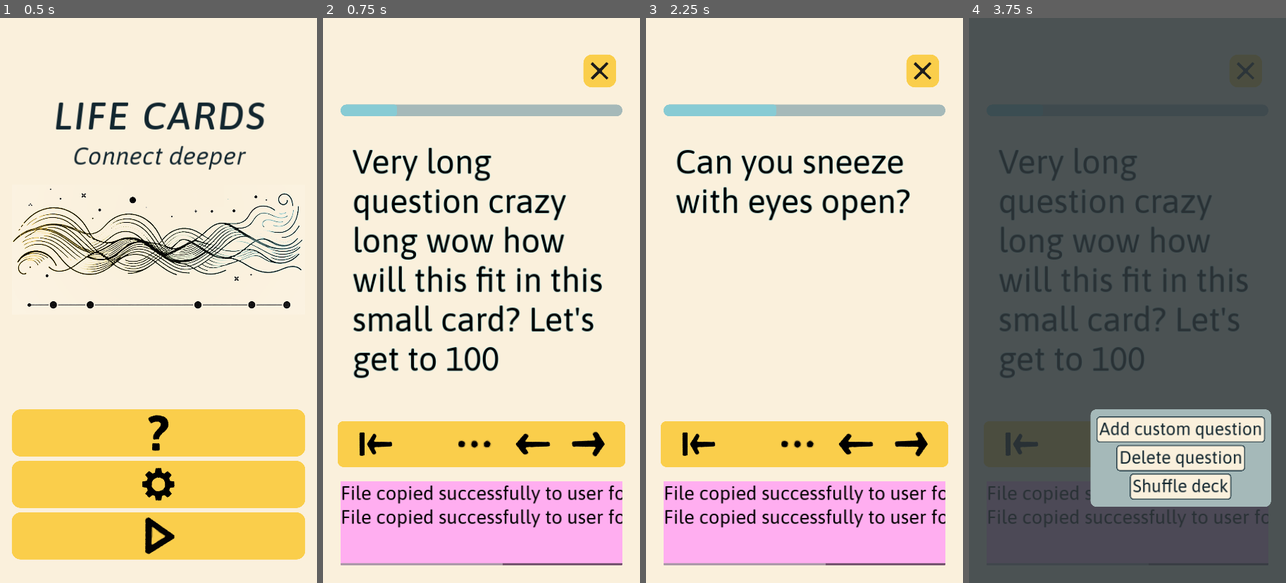
Above: before the commit, frames 1-4 (left to right).
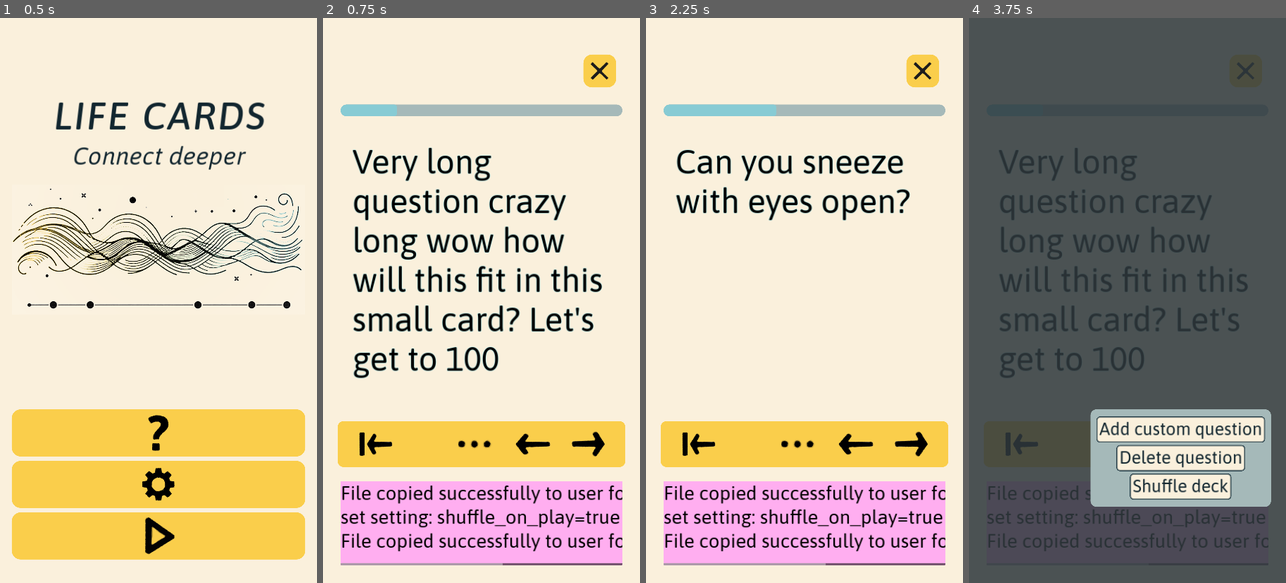
Above: after the commit, the same moments.

Repository: edoartworks/LifeCards
Game: Godot game, scene res://Game/screen_main.tscn
Same seed, same stepped clock (60 frames per second), same inputs: the game is played once before the commit and once after it.
Inputs (mouse positions are in pixels of both pictures, inside the frame that each line leads up to):
- Up to frame 1 (0.5 s): no input
- Up to frame 2 (0.75 s): click (481, 537) at 0.5 s
- Up to frame 3 (2.25 s): click (804, 537) at 1.25 s; click (909, 441) at 2 s
- Up to frame 4 (3.75 s): click (1019, 441) at 2.75 s; click (1121, 441) at 3.5 s

Frame 1 is identical in both runs. In frame 2, 2.2% of the frame differs, in the area x 5-95%, y 86-95%; in frame 3, 2.2%; in frame 4, 1.0%.
Error before the commit: Parse Error: Unexpected "Identifier" in class body. (res://Game/screen_settings.gd:16)

Commit message:
finish implementing settings saving and loading

Diff:
--- a/Game/Globals/Global.gd
+++ b/Game/Globals/Global.gd
@@ -31,7 +31,9 @@
 		debug("User questions found. Skip res file copy")
 
 	if not FileAccess.file_exists(SETTINGS_USER_PATH) or DEBUG_RESET_SETTINGS:
-		copy_file(SETTINGS_SRC_PATH, SETTINGS_USER_PATH)
+		# First build settings file in res, then copy it to user path
+		call_deferred("build_settings")
+		call_deferred("copy_file", SETTINGS_SRC_PATH, SETTINGS_USER_PATH)
 	else:
 		debug("User settings found. Skip res file copy")
 
@@ -60,6 +62,35 @@
 	return lines
 
 
+func build_settings() -> void:
+	# Build settings file by reading values from the settings screen
+	# and writing it to the res file.
+	# Clear settings first
+	var config = ConfigFile.new()
+	var err = config.load(SETTINGS_SRC_PATH)
+	config.clear()
+	if err != OK:
+		debug("Error loading settings file.")
+		return
+
+	var save_err = config.save(SETTINGS_SRC_PATH)
+	if save_err != OK:
+		debug("Error saving settings file.")
+
+	var scene = get_node("/root/screen_main/screen_settings")
+	if scene:
+		var settings_nodes = scene.get_tree().get_nodes_in_group("settings")
+		if settings_nodes:
+			for node in settings_nodes:
+				var key = node.get("setting_key")
+				var value = node.get("setting_value")
+				set_setting(key, value, true)
+		else:
+			debug("No settings found in settings screen")
+	else:
+		debug("Failed to get screen settings")
+
+
 # Assuming we only have one "main" section in the cfg
 func get_setting(key: String) -> Variant:
 	var config = ConfigFile.new()
@@ -67,23 +98,27 @@
 	if err != OK:
 		debug("Error loading settings file.")
 		return null
+
 	return config.get_value("main", key, null)
 
 
-func set_setting(key: String, value: Variant) -> void:
+func set_setting(key: String, value: Variant, source_file: bool = false) -> void:
 	var config = ConfigFile.new()
-	var err = config.load(SETTINGS_USER_PATH)
+	var path
+	if source_file:
+		path = SETTINGS_SRC_PATH
+	else:
+		path = SETTINGS_USER_PATH
+	var err = config.load(path)
 	if err != OK:
 		debug("Error loading settings file.")
 		return
 
-	if config.has_section_key("main", key):
-		config.set_value("main", key, value)
-		var save_err = config.save(SETTINGS_USER_PATH)
-		if save_err != OK:
-			debug("Error saving settings file.")
-	else:
-		assert(false, str("Trying to set key that does not exist: " + key))
+	config.set_value("main", key, value)
+	debug(str("set setting: " + str(key) + "=" + str(value)))
+	var save_err = config.save(path)
+	if save_err != OK:
+		debug("Error saving settings file.")
 
 
 func load_questions() -> void:
--- a/Game/screen_settings.gd
+++ b/Game/screen_settings.gd
@@ -9,9 +9,5 @@
 	SignalBus.show_add_question_screen.emit()
 
 
-func _on_toggle_shuffle_play_toggle_pressed(new_toggle_state: bool) -> void:
-	Global.set_setting("shuffle_on_play", new_toggle_state)
-
-
-TODO: change Global.gd so that it loads and copies default settings from here
-# instead that from the Res file.
+func _on_toggle_shuffle_play_toggle_pressed(setting_key: String, new_toggle_state: bool) -> void:
+	Global.set_setting(setting_key, new_toggle_state)
--- a/Game/screen_settings.tscn
+++ b/Game/screen_settings.tscn
@@ -56,7 +56,8 @@
 [node name="toggle_shuffle_play" parent="BG/MarginContainer/cont_main" instance=ExtResource("2_6drmw")]
 layout_mode = 2
 display_text = "Shuffle deck on play"
-setting_key = "shuffle_on_plau"
+setting_key = "shuffle_on_play"
+setting_value = true
 
 [node name="spacer5" type="Control" parent="BG/MarginContainer/cont_main"]
 custom_minimum_size = Vector2(0, 60)
--- a/Game/settings_toggle.gd
+++ b/Game/settings_toggle.gd
@@ -3,20 +3,21 @@
 
 
 @export var display_text: String
-@export var is_toggle_on: bool = false
 @export var setting_key: String
+@export var setting_value: bool = false
 
 var TOGGLE_ON_ART = load("res://Art/icon_toggle_on.png")
 var TOGGLE_OFF_ART = load("res://Art/icon_toggle_off.png")
 @onready var lbl_text = $h_cont/lbl_text
 @onready var toggle_texture = $h_cont/t_toggle
 
-signal toggle_pressed(new_toggle_state: bool)
+signal toggle_pressed(setting_key: String, new_toggle_state: bool)
 
 
 func _ready() -> void:
 	lbl_text.text = display_text
 	update_texture()
+	add_to_group("settings")
 
 
 func _process(_delta: float) -> void:
@@ -27,13 +28,13 @@
 
 func _on_gui_input(event: InputEvent) -> void:
 	if event is InputEventScreenTouch and event.is_pressed():
-		is_toggle_on = not is_toggle_on
+		setting_value = not setting_value
 		update_texture()
-		toggle_pressed.emit(is_toggle_on)
+		toggle_pressed.emit(setting_value)
 
 
 func update_texture() -> void:
-	if is_toggle_on:
+	if setting_value:
 		toggle_texture.texture = TOGGLE_ON_ART
 	else:
 		toggle_texture.texture = TOGGLE_OFF_ART
--- a/Game/settings_toggle.tscn
+++ b/Game/settings_toggle.tscn
@@ -7,6 +7,7 @@
 theme_type_variation = &"PanelContainer_Toggle"
 script = ExtResource("1_w2fx3")
 display_text = "setting"
+setting_value = null
 
 [node name="h_cont" type="HBoxContainer" parent="."]
 layout_mode = 2
--- a/project.godot
+++ b/project.godot
@@ -30,6 +30,10 @@
 window/stretch/aspect="expand"
 window/handheld/orientation=1
 
+[global_group]
+
+settings="settings stored on disk"
+
 [gui]
 
 theme/custom="res://Art/th_custom01.theme"
Not shown, added: appdata.lnk
